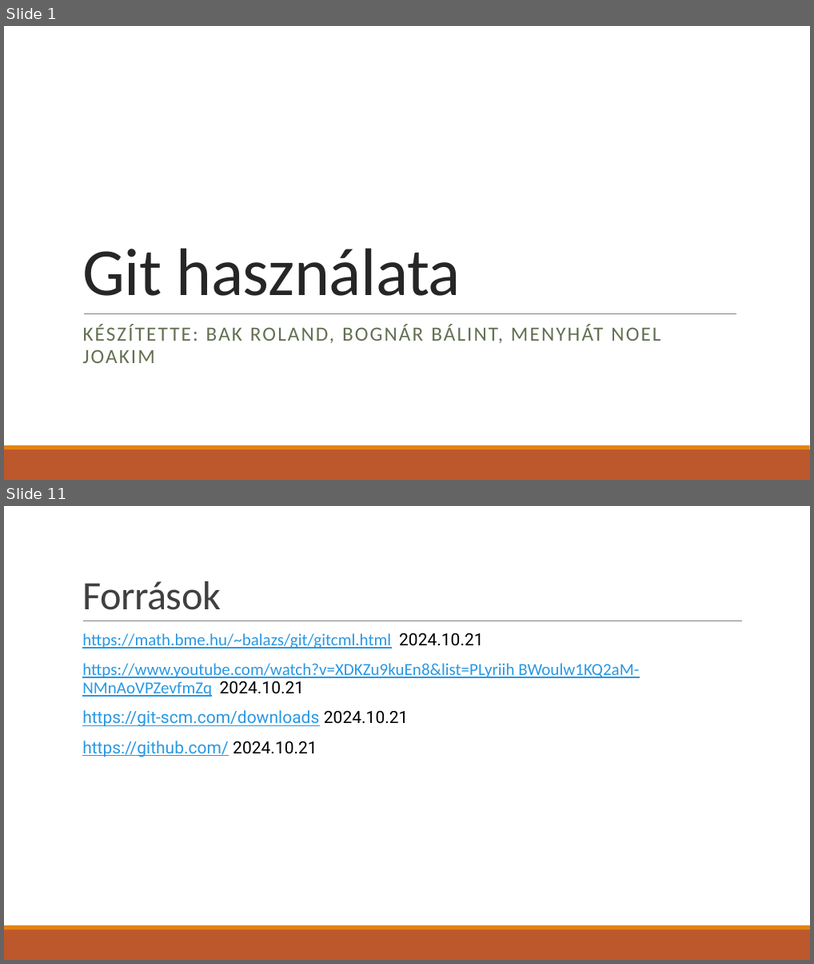
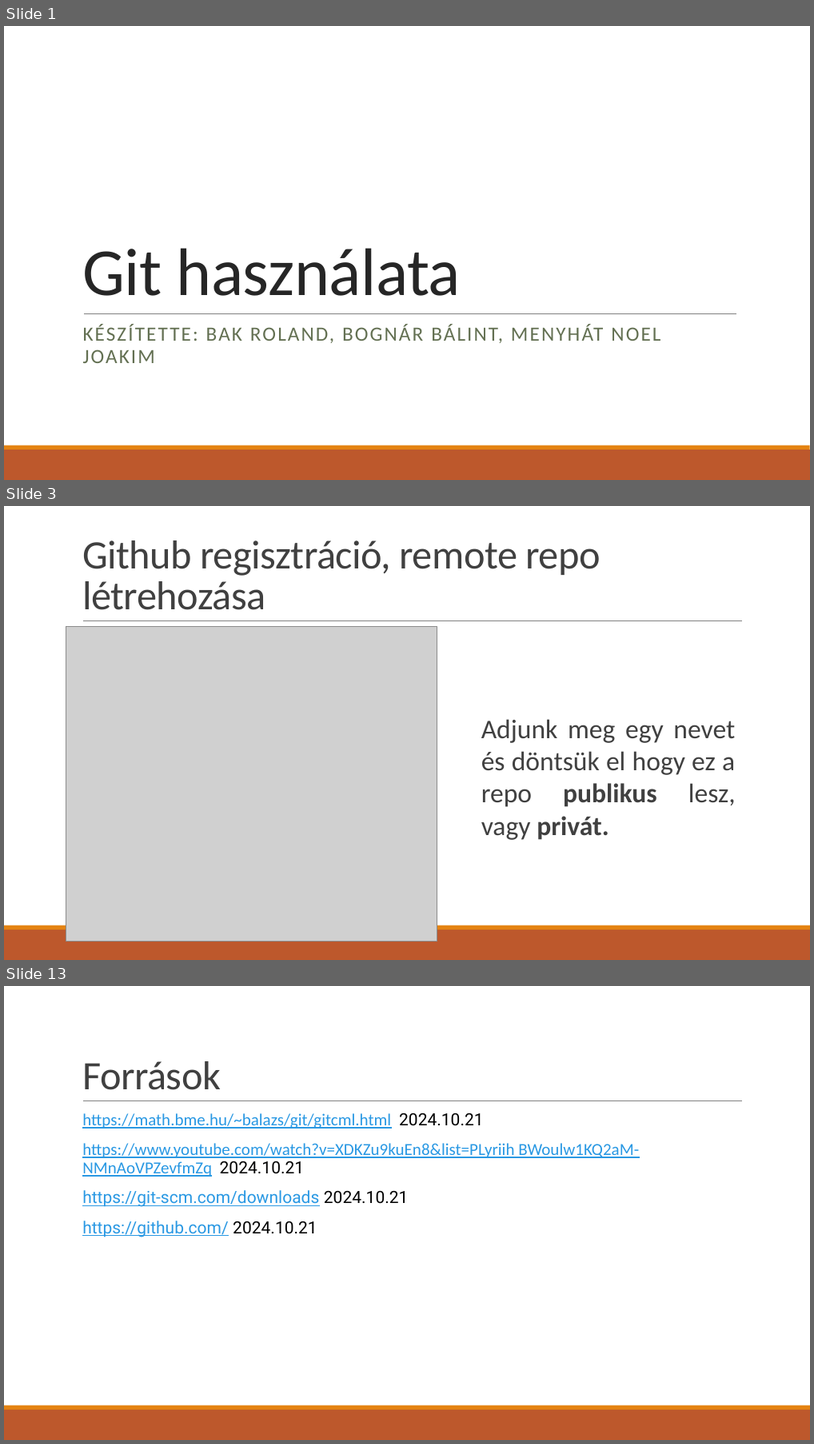
Before and after one commit to BognarBalint/Ikt_Projektmunka_2024-2025_Bogn-r_Roli_Kimi, a slide deck: Git_használat.pptx. Shown one above the other, each under a label of ours: slides 1 and 11 before the commit, slides 1, 3 and 13 after it; the slides between them are not shown. The pictures are 814x964 and 814x1444 pixels, drawn with LibreOffice and Linux fonts; fonts in the diff are those of the drawing; grey boxes stand for pictures. Boxes give left, top, right and bottom in pixels: in the first picture for what was removed or moved away, otherwise in the second. Text is boxed around its words. In the diff, an @@ line names an element or a change of style, - is before the commit and + after.

```diff
--- a/Git_használat.pptx
+++ b/Git_használat.pptx
@@ slide 3 added at bbox=[4, 506, 810, 960], background #FFFFFF; not listed: 3 template elements that a slide beside it also shows @@
@@ title added at bbox=[82, 540, 600, 610], 48 pt, text #404040 @@
+Github regisztráció, remote repo létrehozása
@@ picture added at bbox=[66, 626, 437, 941] @@
@@ text added at bbox=[482, 719, 736, 840], 32 pt, text #404040 @@
+Adjunk meg egy nevet és döntsük el hogy ez a repo publikus lesz, vagy privát.
@@ what was slide 11 is now slide 13 @@
```
Also in this commit, not shown: 9 slides changed, 1 other slide added.
